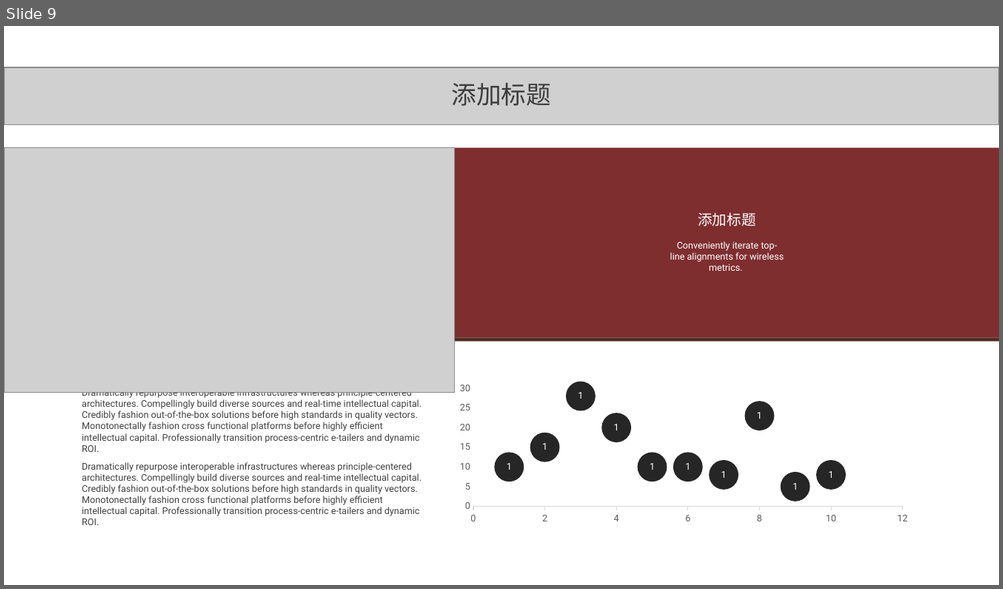
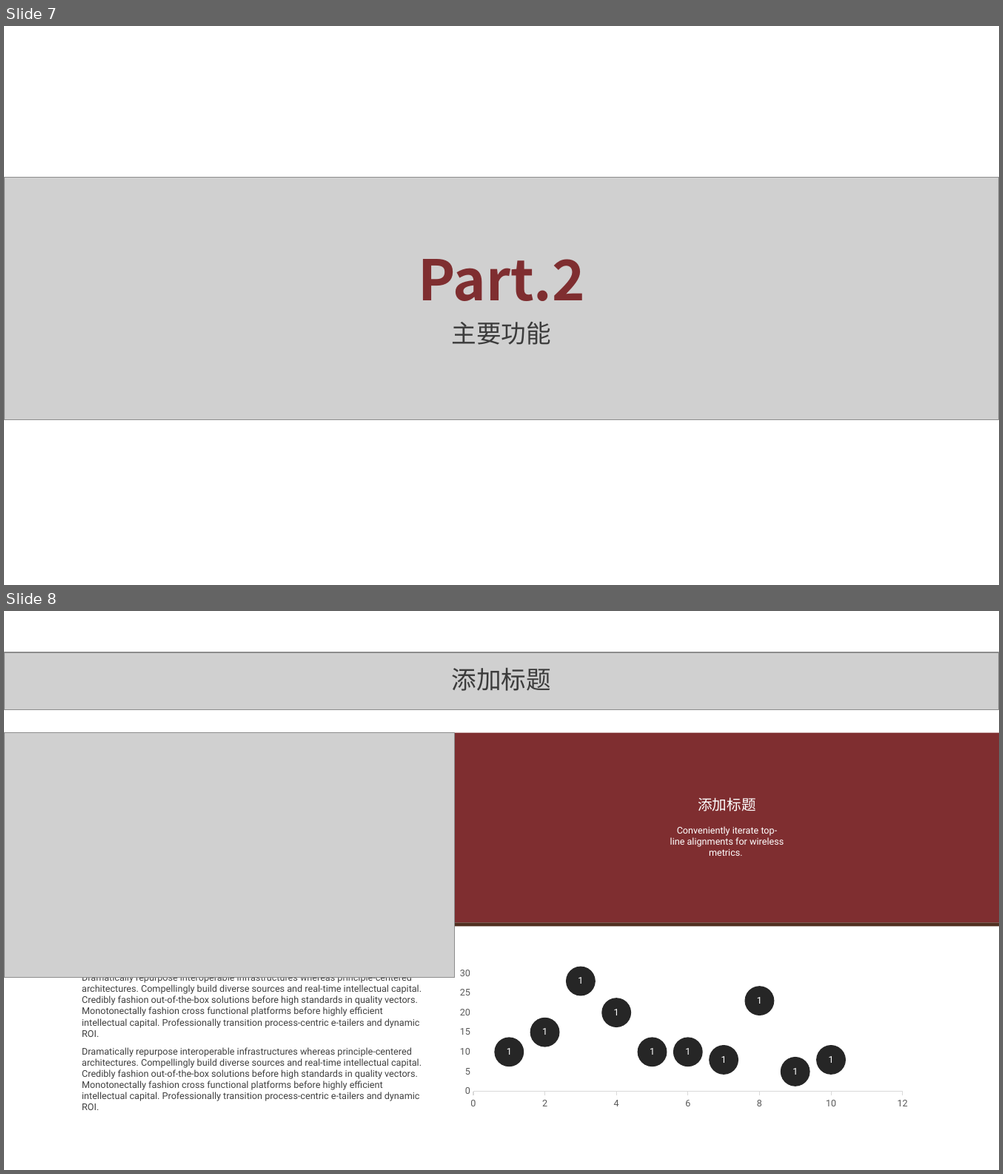
Before and after one commit to aopstudio/Notes, a slide deck: 移动互联导论作业-软件1607-20165018-岑哲栋.pptx. Shown one above the other, each under a label of ours: slide 9 before the commit, slides 7 and 8 after it. The pictures are 1003x589 and 1003x1174 pixels, drawn with LibreOffice and Linux fonts; fonts in the diff are those of the drawing; grey boxes stand for pictures. Boxes give left, top, right and bottom in pixels: in the first picture for what was removed or moved away, otherwise in the second. Text is boxed around its words. In the diff, an @@ line names an element or a change of style, - is before the commit and + after.

```diff
--- a/移动互联导论作业-软件1607-20165018-岑哲栋.pptx
+++ b/移动互联导论作业-软件1607-20165018-岑哲栋.pptx
@@ slide 7 added at box(4, 26, 999, 585), background #FFFFFF @@
@@ picture added at box(4, 178, 999, 420) @@
@@ text added at box(418, 259, 584, 301), 54 pt, text #7F2E30, bold @@
+Part.2
@@ text added at box(452, 322, 551, 345), 24 pt, text #3C3C3C @@
+主要功能
@@ what was slide 9 is now slide 8 @@
```
Also in this commit, not shown: 6 other slides added, 8 slides removed, 4 other files.
